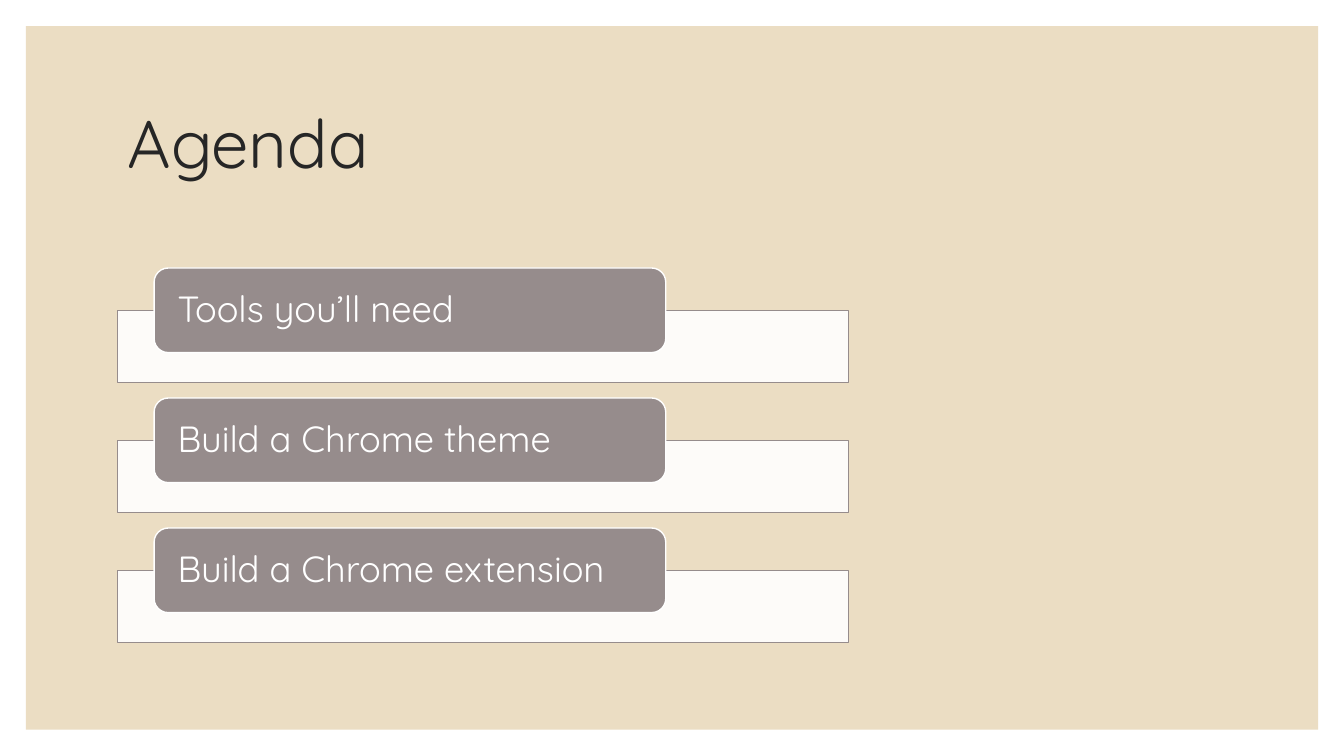
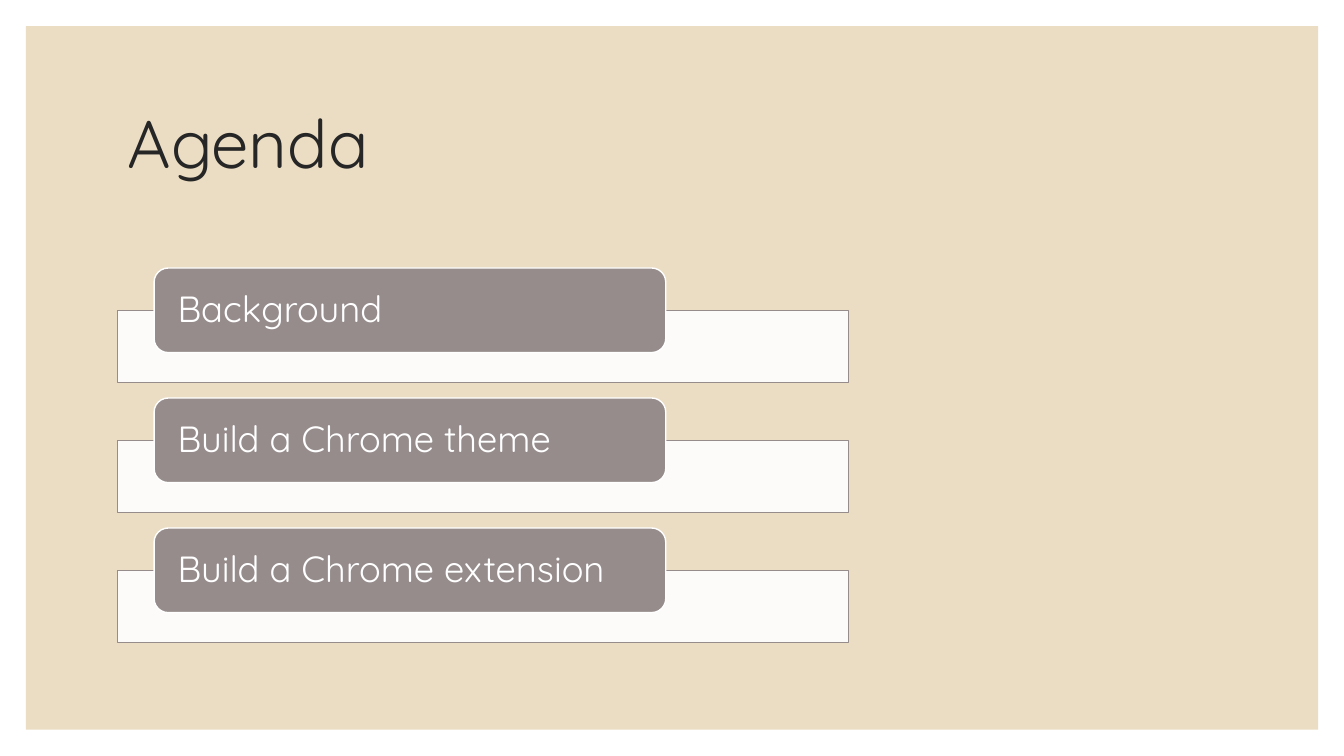
Before and after one commit to thu-tr/chrome_extension, a slide deck: slide 3 of slide.pptx. Drawn at 1344x756 pixels with LibreOffice and Linux fonts; fonts in the diff are those of the drawing. Boxes give left, top, right and bottom in pixels: in the first picture for what was removed or moved away, otherwise in the second. Text is boxed around its words. In the diff, an @@ line names an element or a change of style, - is before the commit and + after.

Commit message:
update slides

```diff
--- a/slide.pptx
+++ b/slide.pptx
@@ text at [178,295,383,329]: text changed @@
-Tools you’ll need
+Background
```
Also in this commit, not shown: 1 slide added, 1 slide removed.
